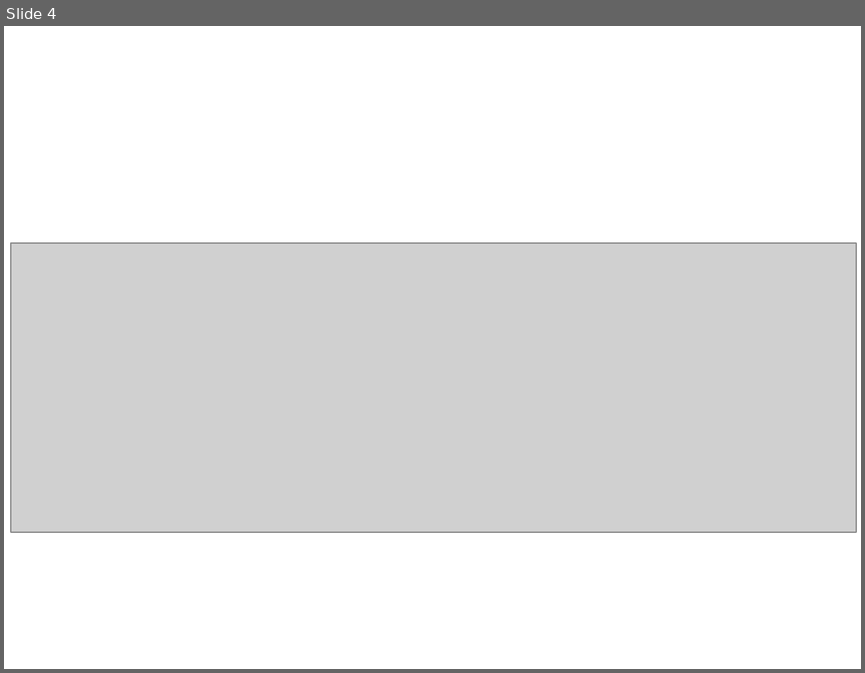
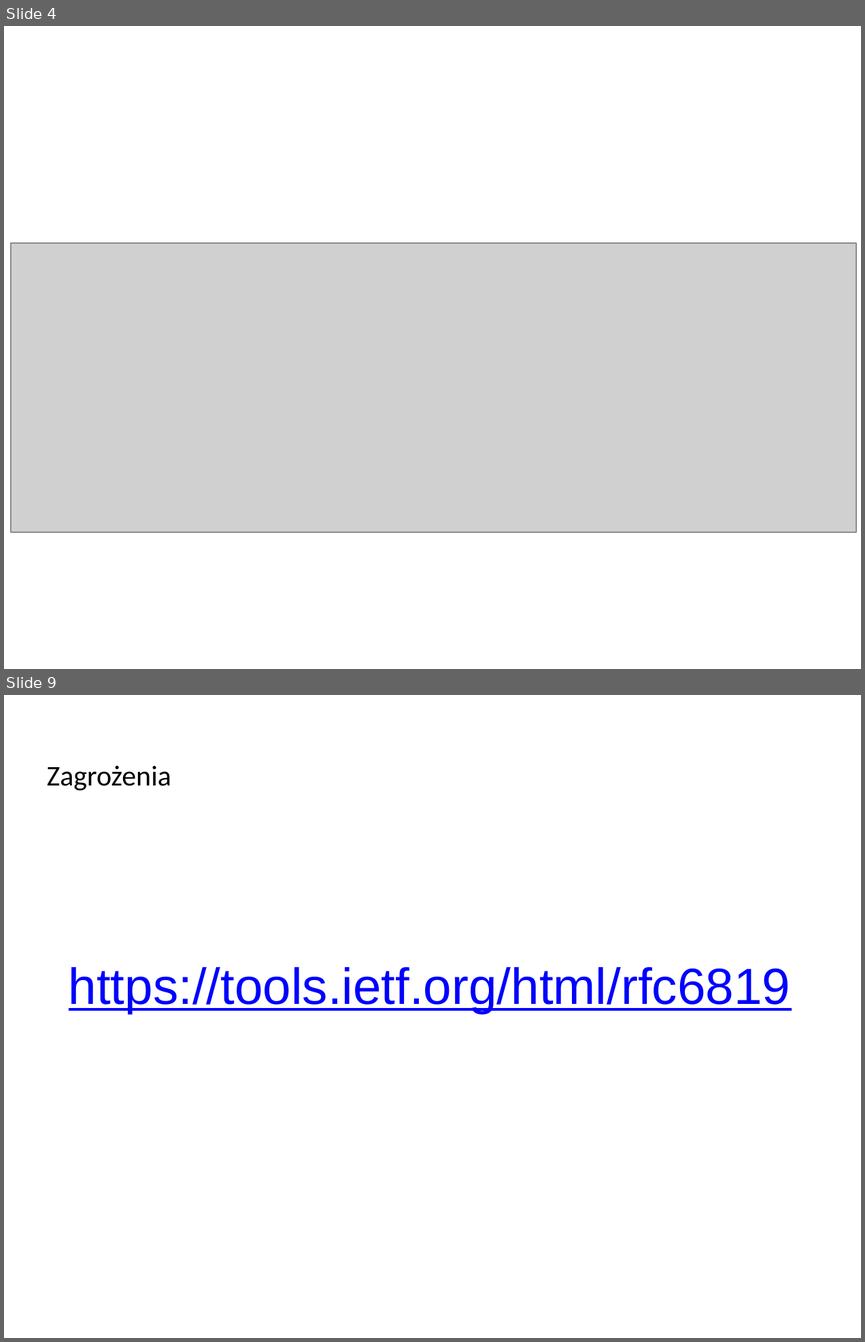
Before and after one commit to bodziosamolot/fdd2018, a slide deck: fdd_jogieglo.pptx. Shown one above the other, each under a label of ours: slide 4 before the commit, slides 4 and 9 after it; the slides between them are not shown. The pictures are 865x673 and 865x1342 pixels, drawn with LibreOffice and Linux fonts; fonts in the diff are those of the drawing; grey boxes stand for pictures. Boxes give left, top, right and bottom in pixels: in the first picture for what was removed or moved away, otherwise in the second. Text is boxed around its words. In the diff, an @@ line names an element or a change of style, - is before the commit and + after.

```diff
--- a/fdd_jogieglo.pptx
+++ b/fdd_jogieglo.pptx
@@ slide 9 added at [4, 695, 861, 1338], background #FFFFFF @@
@@ text added at [47, 766, 171, 791], 18 pt, text #000000 @@
+Zagrożenia
@@ text added at [69, 967, 790, 1013], 32 pt, text #0000FF, underline @@
+https://tools.ietf.org/html/rfc6819
```
Also in this commit, not shown: 4 other slides added, 2 slides removed, 2 other files.
